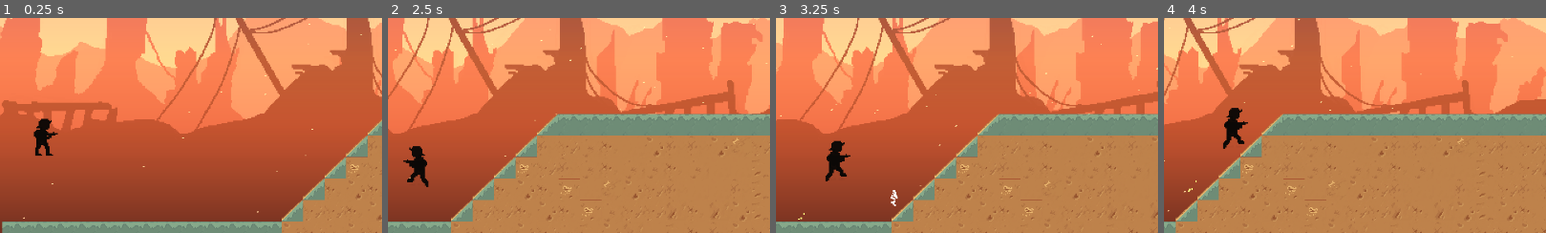
Above: before the commit, frames 1-4 (left to right).
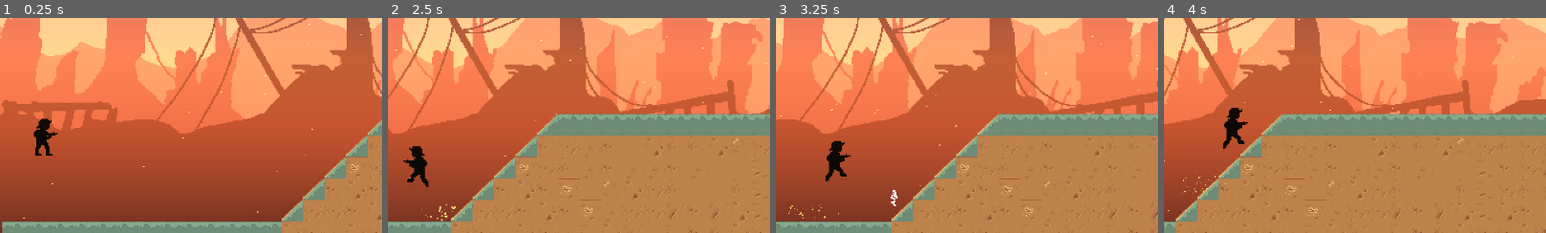
Above: after the commit, the same moments.

Repository: dzfrias/gladiator
Game: Godot game, scene res://scenes/mission.tscn
Two runs of this game, one before a commit and one after it. Both use one fixed random seed, a clock stepped at 60 frames per second and the inputs below. This scene is started directly instead of the project's main scene. The engine's default icon, where the game draws it, is replaced by a stand-in: a white triangle on a blue panel in a dark square. Sound files missing from this copy of the repository are replaced by a short silence.
Inputs (mouse positions are % of the whole screen's width and height, from its top left):
- Up to frame 1 (0.25 s): no input
- Up to frame 2 (2.5 s): move the mouse to (72, 45) at 0.52 s; hold Space (jump) 0.53-1.28 s; hold D (right) 0.53-2.03 s; move the mouse to (30, 55) at 1.27 s; tap S (burrow) at 1.35 s; tap Space (jump) at 1.52, 1.55, 1.82, 2.3 s; move the mouse to (60, 28) at 2.02 s; hold A (left) from 2.03 s (still down); hold Shift (fallthrough) from 2.03 s (still down)
- Up to frame 3 (3.25 s): move the mouse to (45, 70) at 2.77 s; release A (left) at 2.78 s; release Shift (fallthrough) at 2.78 s; hold D (right) from 2.78 s (still down); click (45, 70) at 2.85 s; tap Space (jump) at 3.02, 3.05 s
- Up to frame 4 (4 s): keep holding D (right); tap Space (jump) at 3.32, 3.77, 3.8 s; move the mouse to (80, 65) at 3.52 s; hold Right mouse button (fire_alt) from 3.53 s (still down)
The pictures show only the part of the screen within x 44-94%, y 45-95%; the shares and areas given below are measured in that part.

Frame 1 is identical in both runs. In frame 2, less than 0.1% of the frame differs, in the area x 8-21%, y 86-95%; in frame 3, less than 0.1%; in frame 4, less than 0.1%.

Commit message:
Improve walking particles

Diff:
--- a/scenes/particles/land_impact_particles.tscn
+++ b/scenes/particles/land_impact_particles.tscn
@@ -5,6 +5,7 @@
 point_count = 2
 
 [node name="LandImpactParticles" type="CPUParticles2D"]
+z_index = 2
 emitting = false
 amount = 10
 lifetime = 0.4
--- a/scenes/player.tscn
+++ b/scenes/player.tscn
@@ -10,7 +10,6 @@
 [ext_resource type="Script" path="res://scripts/player/weapon.gd" id="5_crqak"]
 [ext_resource type="Resource" uid="uid://cbyts5spi0ken" path="res://resources/pistol.tres" id="6_0weg3"]
 [ext_resource type="Script" path="res://scripts/player/player_particles.gd" id="8_7w5qy"]
-[ext_resource type="PackedScene" uid="uid://nxy8eneyua16" path="res://scenes/particles/land_impact_particles.tscn" id="9_3vhi0"]
 [ext_resource type="Script" path="res://scripts/player/shield.gd" id="9_um070"]
 [ext_resource type="Script" path="res://scripts/player/inventory.gd" id="11_40if5"]
 [ext_resource type="Texture2D" uid="uid://du6qc0vrqayb0" path="res://assets/Art/Player_Shoot.png" id="14_kscrq"]
@@ -192,7 +191,6 @@
 
 [node name="Particles" type="Node" parent="."]
 script = ExtResource("8_7w5qy")
-land_impact_particles_prefab = ExtResource("9_3vhi0")
 
 [node name="MainWeapon" type="Node2D" parent="."]
 position = Vector2(17.17, -38.38)
@@ -249,20 +247,6 @@
 [node name="CollisionShape2D" type="CollisionShape2D" parent="InteractArea"]
 shape = SubResource("CircleShape2D_ndjlv")
 
-[node name="WalkingParticles" type="CPUParticles2D" parent="."]
-z_index = -1
-position = Vector2(-20, 0)
-amount = 10
-lifetime = 0.3
-direction = Vector2(-1, -1)
-spread = 0.0
-gravity = Vector2(0, 200)
-initial_velocity_min = 50.0
-initial_velocity_max = 100.0
-scale_amount_min = 2.0
-scale_amount_max = 3.0
-color = Color(1, 0.996078, 0.509804, 1)
-
 [node name="AnimatedSprite2D" type="AnimatedSprite2D" parent="."]
 position = Vector2(0, -37)
 scale = Vector2(2, 2)
--- a/scripts/player/player.gd
+++ b/scripts/player/player.gd
@@ -2,6 +2,7 @@
 
 signal on_ground_impact(impact_force: float)
 signal on_weapon_switch
+signal jumped
 
 @export var movement_settings: Resource
 @export var bullet_wall_delta: float = 100.0
@@ -17,7 +18,6 @@
 @onready var _current_move_speed = movement_settings.move_speed
 @onready var _original_shield_x = $Shield.position.x
 @onready var _original_item_x = $ItemPosition.position.x
-@onready var _original_particles_x = $WalkingParticles.position.x
 
 static var Instance
 
@@ -103,12 +103,6 @@
 			0.01,
 		)
 
-	# Handle walking particles
-	if abs(velocity.x) > 0 and is_on_floor():
-		$WalkingParticles.emitting = true
-	else:
-		$WalkingParticles.emitting = false
-
 	_align()
 	_adjust_bullet_walls()
 
@@ -125,8 +119,6 @@
 	$Shield.position = Vector2(_original_shield_x * $Direction.scalar, $Shield.position.y)
 	$MainWeapon.position = $ItemPosition.position
 	$AltWeapon.position = $ItemPosition.position
-	$WalkingParticles.position = Vector2(_original_particles_x * $Direction.scalar, $WalkingParticles.position.y)
-	$WalkingParticles.direction.x = $Direction.scalar
 	$AnimatedSprite2D.flip_h = not $Direction.is_right
 
 func _adjust_bullet_walls() -> void:
@@ -251,6 +243,7 @@
 func _jump() -> void:
 	$AnimatedSprite2D.stop()
 	$AnimatedSprite2D.play("jump")
+	jumped.emit()
 	_is_jumping = true
 	velocity.y = -movement_settings.jump_speed
 
--- a/scripts/player/player_particles.gd
+++ b/scripts/player/player_particles.gd
@@ -1,22 +1,43 @@
 extends Node
 
-@export var land_impact_particles_prefab: PackedScene
+@export var land_impact_particles_scene: PackedScene = preload("res://scenes/particles/land_impact_particles.tscn")
+@export var step_interval: float = 0.2
 
+var _player: Player
 var _particle_impact_threshold = 350
 var _impact_particle_multiplier = 0.025
 var _impact_speed_particle_multiplier = 0.1
+@onready var _step_timer := step_interval
 
 func _ready() -> void:
-	get_parent().on_ground_impact.connect(_on_ground_impact)
+	_player = get_parent() as Player
+	_player.on_ground_impact.connect(_on_ground_impact)
+	_player.jumped.connect(_on_jump)
 
 func _on_ground_impact(impact_force: float):
 	if impact_force < _particle_impact_threshold:
 		return
-	var land_impact_particles = land_impact_particles_prefab.instantiate() as CPUParticles2D
+	_spawn_impact_particles(impact_force * _impact_particle_multiplier, impact_force * _impact_speed_particle_multiplier)
+
+func _on_jump() -> void:
+	_spawn_impact_particles(30, 12.0)
+
+func _process(delta: float) -> void:
+	if absf(_player.velocity.x) > 0 and _player.is_on_floor() and not _player.is_underground():
+		_step_timer -= delta
+	else:
+		_step_timer = step_interval
+
+	if _step_timer <= 0:
+		_step_timer = step_interval
+		_spawn_impact_particles(10, 8.0)
+
+func _spawn_impact_particles(amount: int, initial_velocity_delta: float) -> void:
+	var land_impact_particles := land_impact_particles_scene.instantiate() as CPUParticles2D
 	get_tree().current_scene.add_child(land_impact_particles)
 	land_impact_particles.global_position = get_parent().global_position
-	land_impact_particles.amount = impact_force * _impact_particle_multiplier
-	land_impact_particles.initial_velocity_max += impact_force * _impact_speed_particle_multiplier
+	land_impact_particles.amount = amount
+	land_impact_particles.initial_velocity_max += initial_velocity_delta
 	land_impact_particles.emitting = true
 	await land_impact_particles.finished
 	land_impact_particles.queue_free()
Not shown: 1 places in scenes/player.tscn that only renumber resources
